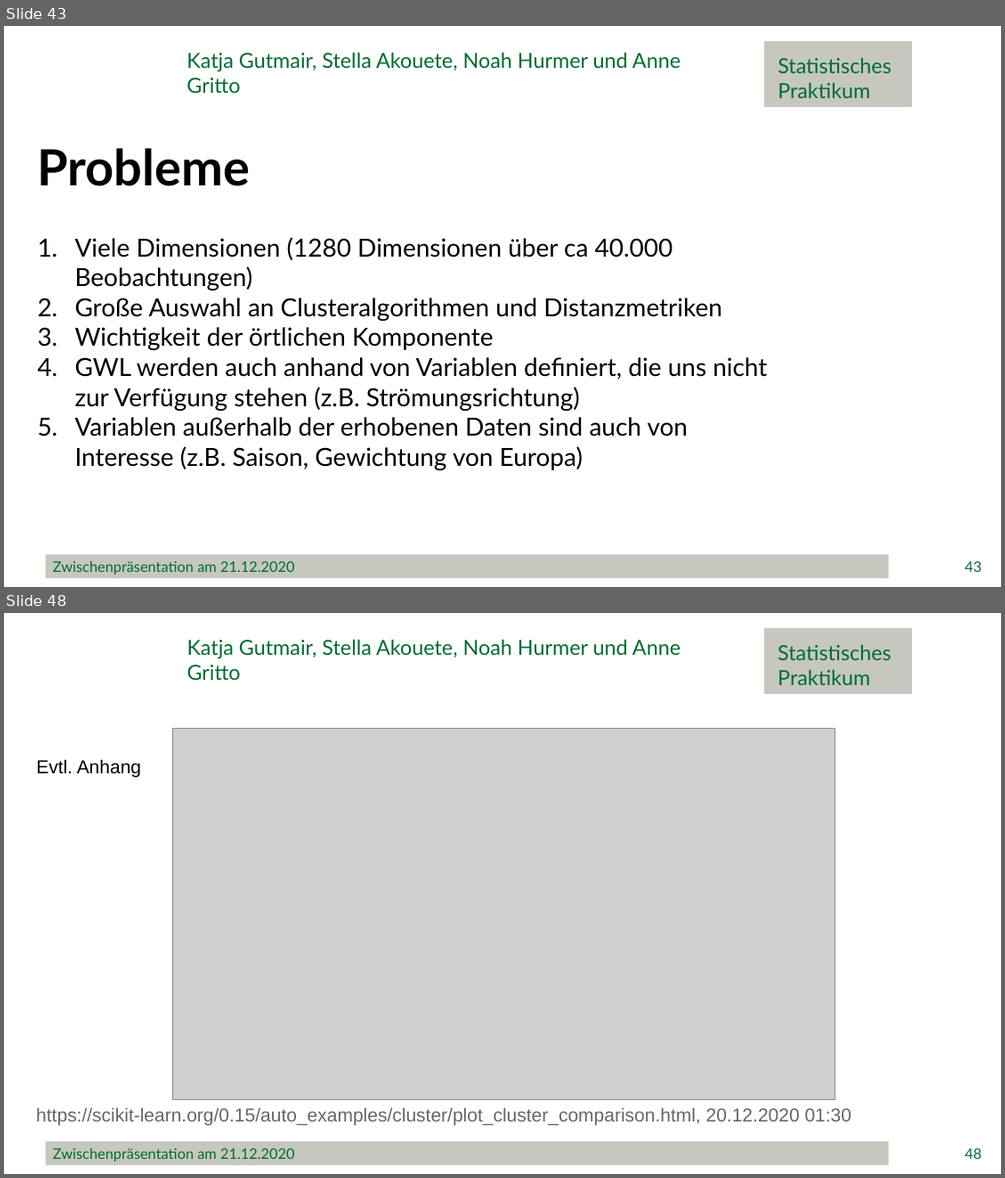
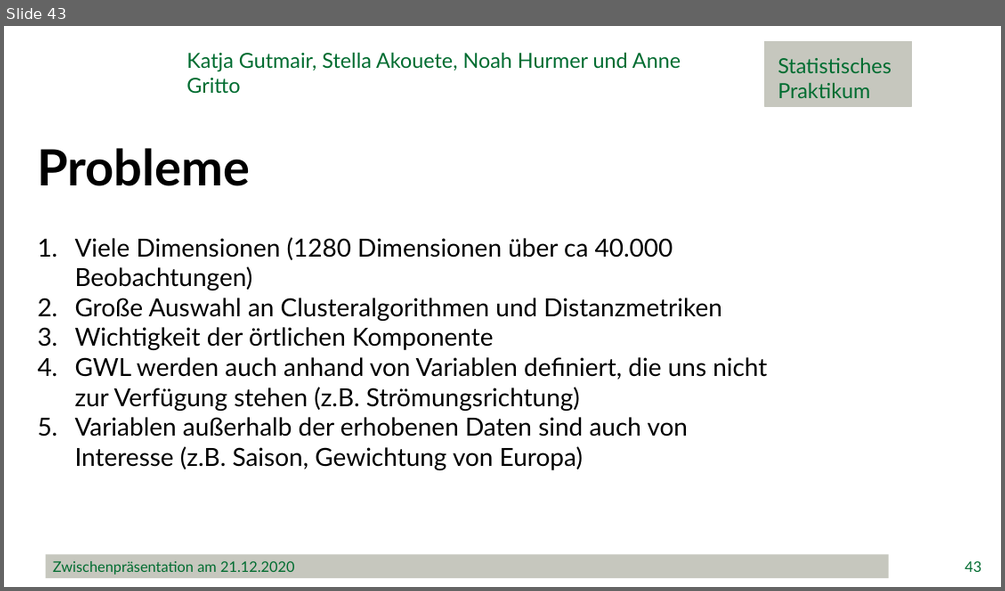
Before and after one commit to minimops/weatherFrog, a slide deck: ppt/Zwischenpraesentation_final.pptx. Shown one above the other, each under a label of ours: slides 43 and 48 before the commit, slide 43 after it; the slides between them are not shown. The pictures are 1005x1178 and 1005x591 pixels, drawn with LibreOffice and Linux fonts; fonts in the diff are those of the drawing; grey boxes stand for pictures; background and template pictures are left out. Boxes give left, top, right and bottom in pixels: in the first picture for what was removed or moved away, otherwise in the second. Text is boxed around its words. In the diff, an @@ line names an element or a change of style, - is before the commit and + after.

```diff
--- a/ppt/Zwischenpraesentation_final.pptx
+++ b/ppt/Zwischenpraesentation_final.pptx
@@ slide 48 removed at (4, 613, 1001, 1174), background #FFFFFF @@
@@ text removed at (187, 639, 680, 681) @@
-Katja Gutmair, Stella Akouete, Noah Hurmer und Anne Gritto
@@ rectangle removed at (764, 629, 912, 693) @@
@@ text removed at (777, 645, 891, 685) @@
-Statistisches
-Praktikum
@@ picture removed at (172, 729, 834, 1099) @@
@@ text removed at (36, 759, 141, 778) @@
-Evtl. Anhang
@@ text removed at (36, 1108, 852, 1125) @@
-https://scikit-learn.org/0.15/auto_examples/cluster/plot_cluster_comparison.html, 20.12.2020 01:30
@@ rectangle removed at (46, 1141, 889, 1165) @@
-Zwischenpräsentation am 21.12.2020
@@ page number removed at (964, 1148, 981, 1159) @@
-48
```
Also in this commit, not shown: 3 slides changed, 4 other slides removed, 1 other file.
